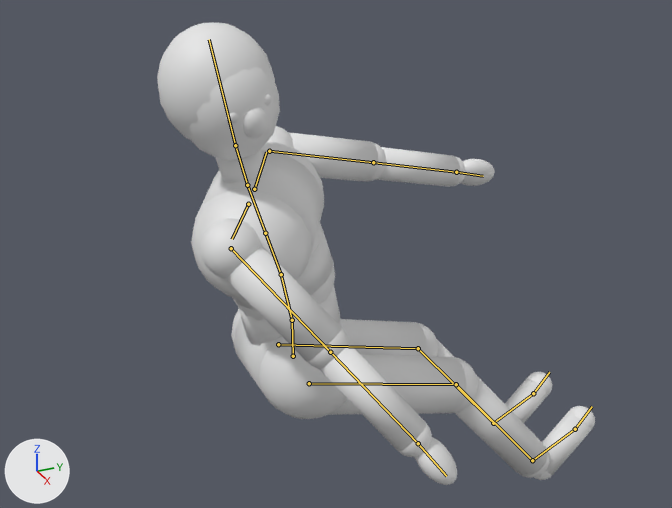
The Blender file previs/rig/mannequin.blend as it was, and as the next commit left it.
Rendered twice from a camera (50 mm lens) standing at (1.828, -0.789, 1.496) and looking at (0.035, 0.018, 0.599). The axes (+X, +Y, +Z) are drawn at lower left. The lights are the same throughout. The older version comes first. Both versions are drawn at frame 1 of the action 'turnright'; the numbers are the values there. The bones that bend it are drawn over the model as lines.

Objects in the first picture: 'MannequinMesh'.
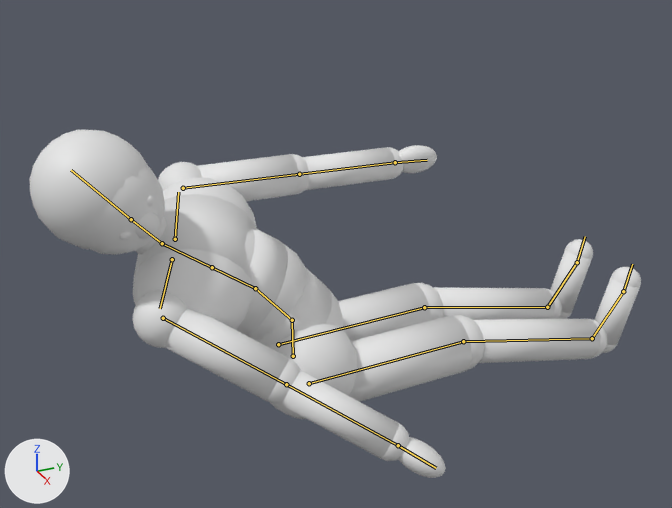
The change, as a list of edits to the scene's bpy script:
```text
Change bone_spine:
    where bone_spine = bpy.data.objects['MannequinRig'].pose.bones['Spine']  # child of 'Hips'
    bone_spine.rotation_quaternion: (0.99, 0.101, -0.09, -0.025) -> (0.931, 0.354, -0.094, -0.001)  # degrees (12, -10, -4) -> degrees (42, -10, -4)
Change bone_spine1:
    where bone_spine1 = bpy.data.objects['MannequinRig'].pose.bones['Spine1']  # child of 'Spine'
    bone_spine1.rotation_quaternion: (0.993, 0.048, -0.106, -0.029) -> (0.987, 0.118, -0.108, -0.022)  # degrees (6, -12, -4) -> degrees (14, -12, -4)
Change bone_neck:
    where bone_neck = bpy.data.objects['MannequinRig'].pose.bones['Neck']  # child of 'Spine2'
    bone_neck.rotation_quaternion: (0.991, -0.035, -0.13, -0.005) -> (0.976, -0.172, -0.129, -0.023)  # degrees (-4, -15, 0) -> degrees (-20, -15, 0)
Change bone_head:
    where bone_head = bpy.data.objects['MannequinRig'].pose.bones['Head']  # child of 'Neck'
    bone_head.rotation_quaternion: (0.965, -0.051, -0.258, -0.014) -> (0.948, -0.184, -0.254, -0.049)  # degrees (-6, -30, 0) -> degrees (-22, -30, 0)
Change bone_leftarm:
    where bone_leftarm = bpy.data.objects['MannequinRig'].pose.bones['LeftArm']  # child of 'LeftShoulder'
    bone_leftarm.rotation_quaternion: (0.887, 0.398, 0.0, 0.235) -> (0.959, 0.227, 0.071, 0.152)  # degrees (46, -11, 25) -> degrees (27, 4, 19)
Change bone_rightarm:
    where bone_rightarm = bpy.data.objects['MannequinRig'].pose.bones['RightArm']  # child of 'RightShoulder'
    bone_rightarm.rotation_quaternion: (0.629, 0.12, -0.706, -0.302) -> (0.413, -0.058, -0.881, -0.224)  # degrees (93, -55, -108) -> degrees (-32, -131, 7)
Change bone_leftupleg:
    where bone_leftupleg = bpy.data.objects['MannequinRig'].pose.bones['LeftUpLeg']  # child of 'Hips'
    bone_leftupleg.rotation_quaternion: (0.793, 0.609, 0.0, 0.0) -> (0.695, 0.719, 0.0, 0.0)  # degrees (75, 0, 0) -> degrees (92, 0, 0)
Change bone_leftleg:
    where bone_leftleg = bpy.data.objects['MannequinRig'].pose.bones['LeftLeg']  # child of 'LeftUpLeg'
    bone_leftleg.rotation_quaternion: (0.954, -0.301, 0.0, 0.0) -> (0.993, -0.122, 0.0, 0.0)  # degrees (-35, 0, 0) -> degrees (-14, 0, 0)
Change bone_leftfoot:
    where bone_leftfoot = bpy.data.objects['MannequinRig'].pose.bones['LeftFoot']  # child of 'LeftLeg'
    bone_leftfoot.rotation_quaternion: (0.996, 0.087, 0.0, 0.0) -> (1.0, 0.0, 0.0, 0.0)  # degrees (10, 0, 0) -> degrees (0, 0, 0)
Change bone_rightupleg:
    where bone_rightupleg = bpy.data.objects['MannequinRig'].pose.bones['RightUpLeg']  # child of 'Hips'
    bone_rightupleg.rotation_quaternion: (0.793, 0.609, 0.0, 0.0) -> (0.695, 0.719, 0.0, 0.0)  # degrees (75, 0, 0) -> degrees (92, 0, 0)
Change bone_rightleg:
    where bone_rightleg = bpy.data.objects['MannequinRig'].pose.bones['RightLeg']  # child of 'RightUpLeg'
    bone_rightleg.rotation_quaternion: (0.954, -0.301, 0.0, 0.0) -> (0.993, -0.122, 0.0, 0.0)  # degrees (-35, 0, 0) -> degrees (-14, 0, 0)
Change bone_rightfoot:
    where bone_rightfoot = bpy.data.objects['MannequinRig'].pose.bones['RightFoot']  # child of 'RightLeg'
    bone_rightfoot.rotation_quaternion: (0.996, 0.087, 0.0, 0.0) -> (1.0, 0.0, 0.0, 0.0)  # degrees (10, 0, 0) -> degrees (0, 0, 0)
```

Location of each change, (x1, y1, x2, y2) in pixels of the pictures (672 x 508 px):
'MannequinMesh', posed (40% wider, 25% shorter)
    before: (157, 23, 595, 485)
    after: (29, 130, 641, 478)
bone 'Spine', root to tip
    before: (292, 320) to (281, 274)
    after: (292, 320) to (255, 288)
bone 'Spine1', root to tip
    before: (281, 274) to (265, 233)
    after: (255, 288) to (212, 267)
bone 'Neck', root to tip
    before: (247, 185) to (235, 145)
    after: (162, 243) to (131, 219)
bone 'Head', root to tip
    before: (235, 145) to (209, 39)
    after: (131, 219) to (71, 170)
bone 'LeftArm', root to tip
    before: (269, 151) to (373, 162)
    after: (183, 188) to (299, 174)
bone 'RightArm', root to tip
    before: (231, 248) to (330, 352)
    after: (163, 318) to (286, 384)
bone 'LeftUpLeg', root to tip
    before: (278, 344) to (418, 348)
    after: (278, 344) to (424, 307)
bone 'LeftLeg', root to tip
    before: (418, 348) to (493, 423)
    after: (424, 307) to (547, 307)
bone 'LeftFoot', root to tip
    before: (493, 423) to (533, 393)
    after: (547, 307) to (577, 262)
bone 'RightUpLeg', root to tip
    before: (309, 383) to (456, 384)
    after: (309, 383) to (463, 341)
bone 'RightLeg', root to tip
    before: (456, 384) to (532, 460)
    after: (463, 341) to (592, 338)
bone 'RightFoot', root to tip
    before: (532, 460) to (575, 429)
    after: (592, 338) to (623, 291)
